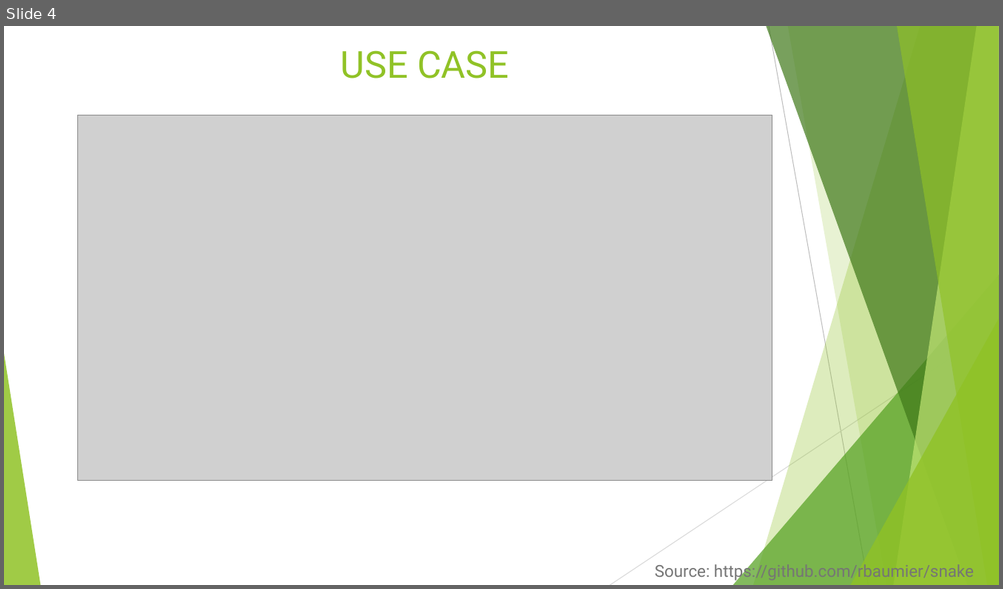
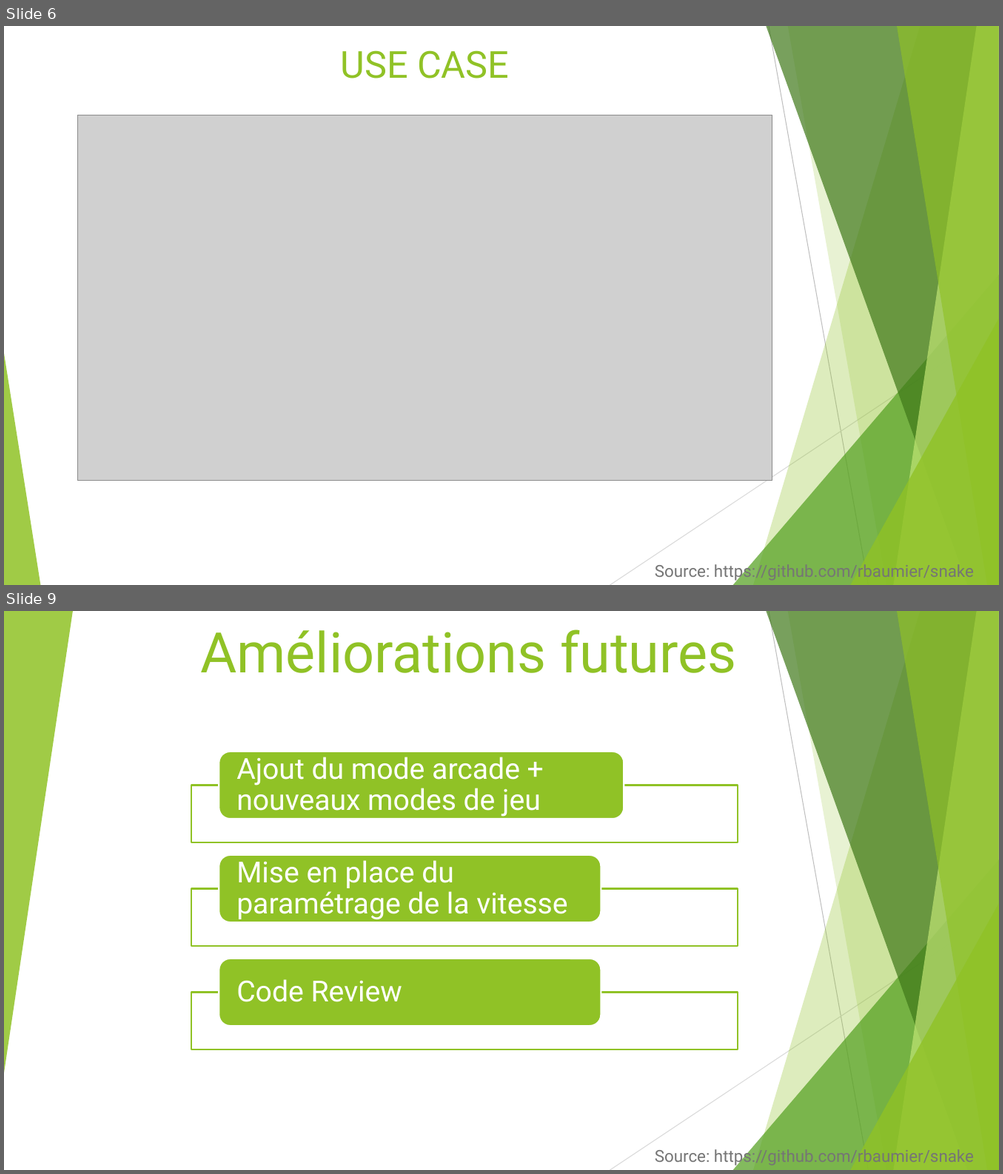
Before and after one commit to rbaumier/snake, a slide deck: docs/ProjetMention.pptx. Shown one above the other, each under a label of ours: slide 4 before the commit, slides 6 and 9 after it; the slides between them are not shown. The pictures are 1003x589 and 1003x1174 pixels, drawn with LibreOffice and Linux fonts; fonts in the diff are those of the drawing; grey boxes stand for pictures. Boxes give left, top, right and bottom in pixels: in the first picture for what was removed or moved away, otherwise in the second. Text is boxed around its words. In the diff, an @@ line names an element or a change of style, - is before the commit and + after.

```diff
--- a/docs/ProjetMention.pptx
+++ b/docs/ProjetMention.pptx
@@ slide 9 added at (4,611,999,1170), background #FFFFFF; not listed: 9 template elements that a slide beside it also shows @@
@@ triangle added at (4,611,73,1073), fill #90C226 at 85% opacity @@
@@ title added at (200,629,736,673), 54 pt, text #90C226 @@
+Améliorations futures
@@ group added at (191,752,737,1050): 3 rectangles, 3 rounded rectangles, 3 texts @@
+Ajout du mode arcade + nouveaux modes de jeu
+Mise en place du paramétrage de la vitesse
+Code Review
@@ text added at (654,1147,973,1167), 16 pt, text #767676 @@
+Source: https://github.com/rbaumier/snake
@@ what was slide 4 is now slide 6 @@
```
Also in this commit, not shown: 2 slides changed, 5 other slides added, 2 slides removed.
